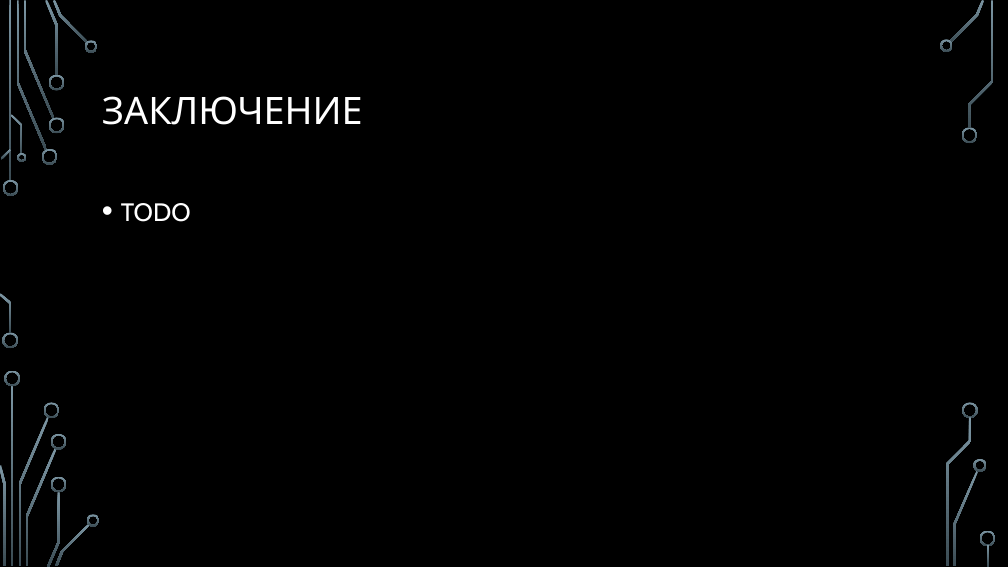
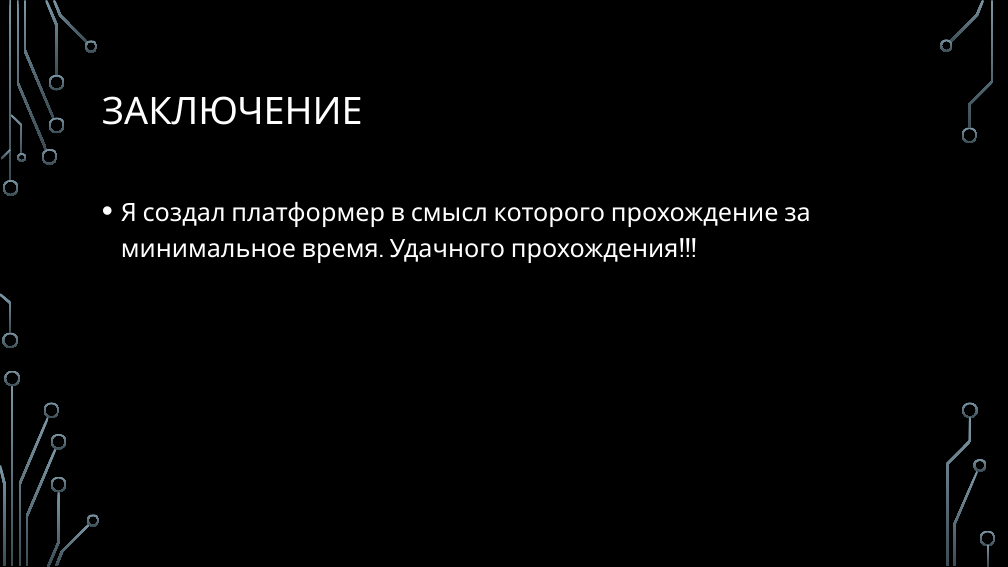
Before and after one commit to Aiizbar/PyGame_UL_Platformer, a slide deck: slide 5 of docs/None.pptx. Drawn at 1008x567 pixels with LibreOffice and Linux fonts; fonts in the diff are those of the drawing; background and template pictures are left out. Boxes give left, top, right and bottom in pixels: in the first picture for what was removed or moved away, otherwise in the second. Text is boxed around its words. In the diff, an @@ line names an element or a change of style, - is before the commit and + after.

```diff
--- a/docs/None.pptx
+++ b/docs/None.pptx
@@ text at box(121, 202, 810, 263): text changed @@
-• TODO
+• Я создал платформер в смысл которого прохождение за минимальное время. Удачного прохождения!!!
```
Also in this commit, not shown: 2 other slides changed, 17 other files.
